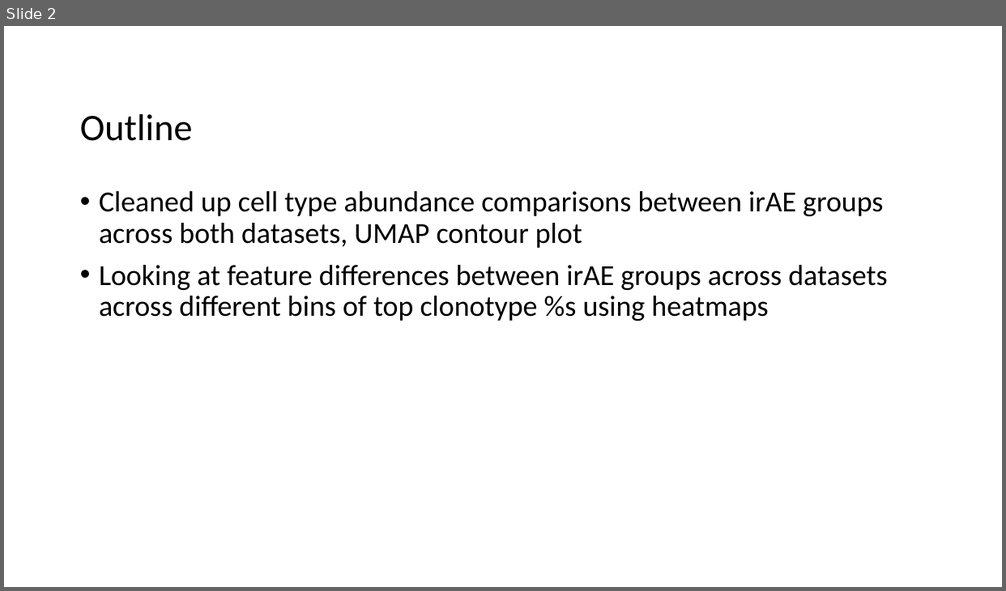
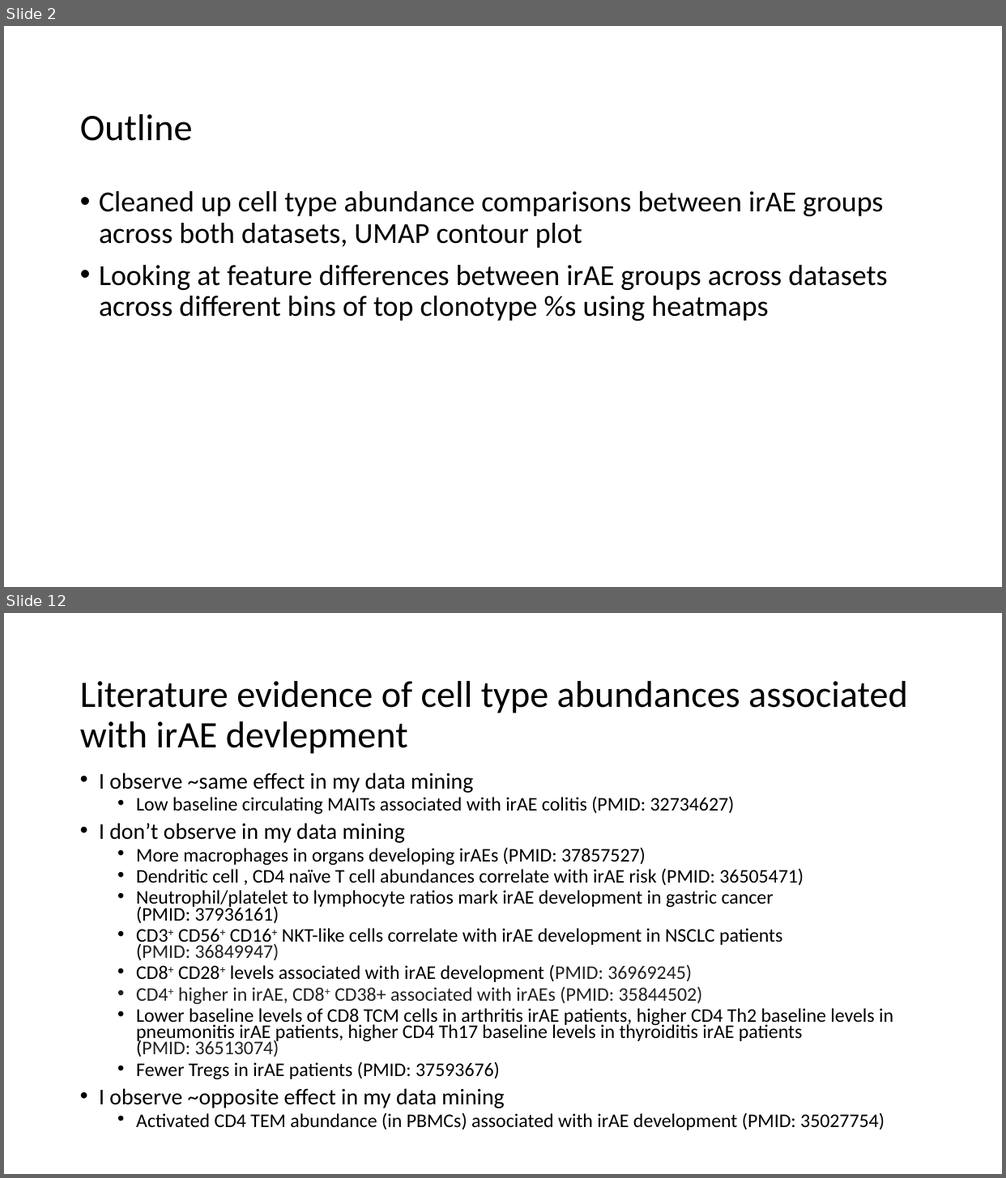
Before and after one commit to tybottorff/bottorffdocs, a slide deck: linsley_postdoc/presentations/weekly_meetings/1_11_24.pptx. Shown one above the other, each under a label of ours: slide 2 before the commit, slides 2 and 12 after it; the slides between them are not shown. The pictures are 1006x591 and 1006x1178 pixels, drawn with LibreOffice and Linux fonts; fonts in the diff are those of the drawing. Boxes give left, top, right and bottom in pixels: in the first picture for what was removed or moved away, otherwise in the second. Text is boxed around its words. In the diff, an @@ line names an element or a change of style, - is before the commit and + after.

```diff
--- a/linsley_postdoc/presentations/weekly_meetings/1_11_24.pptx
+++ b/linsley_postdoc/presentations/weekly_meetings/1_11_24.pptx
@@ slide 12 added at bbox=[4, 613, 1002, 1174], background #FFFFFF @@
@@ title added at bbox=[80, 681, 908, 754], 36 pt, text #000000 @@
+Literature evidence of cell type abundances associated with irAE devlepment
@@ text added at bbox=[99, 773, 893, 1131], 18.6 pt, text #000000 @@
+• I observe ~same effect in my data mining
+  • Low baseline circulating MAITs associated with irAE colitis (PMID: 32734627)
+• I don’t observe in my data mining
+  • More macrophages in organs developing irAEs (PMID: 37857527)
+  • Dendritic cell , CD4 naïve T cell abundances correlate with irAE risk (PMID: 36505471)
+  • Neutrophil/platelet to lymphocyte ratios mark irAE development in gastric cancer (PMID: 37936161)
+  • CD3+ CD56+ CD16+ NKT-like cells correlate with irAE development in NSCLC patients (PMID: 36849947)
+  • CD8+ CD28+ levels associated with irAE development (PMID: 36969245)
+  • CD4+ higher in irAE, CD8+ CD38+ associated with irAEs (PMID: 35844502)
+  • Lower baseline levels of CD8 TCM cells in arthritis irAE patients, higher CD4 Th2 baseline levels in pneumonitis irAE patients, higher CD4 Th17 baseline levels in thyroiditis irAE patients (PMID: 36513074)
+  • Fewer Tregs in irAE patients (PMID: 37593676)
+• I observe ~opposite effect in my data mining
+  • Activated CD4 TEM abundance (in PBMCs) associated with irAE development (PMID: 35027754)
```
Also in this commit, not shown: 7 slides changed, 3 other slides added.
